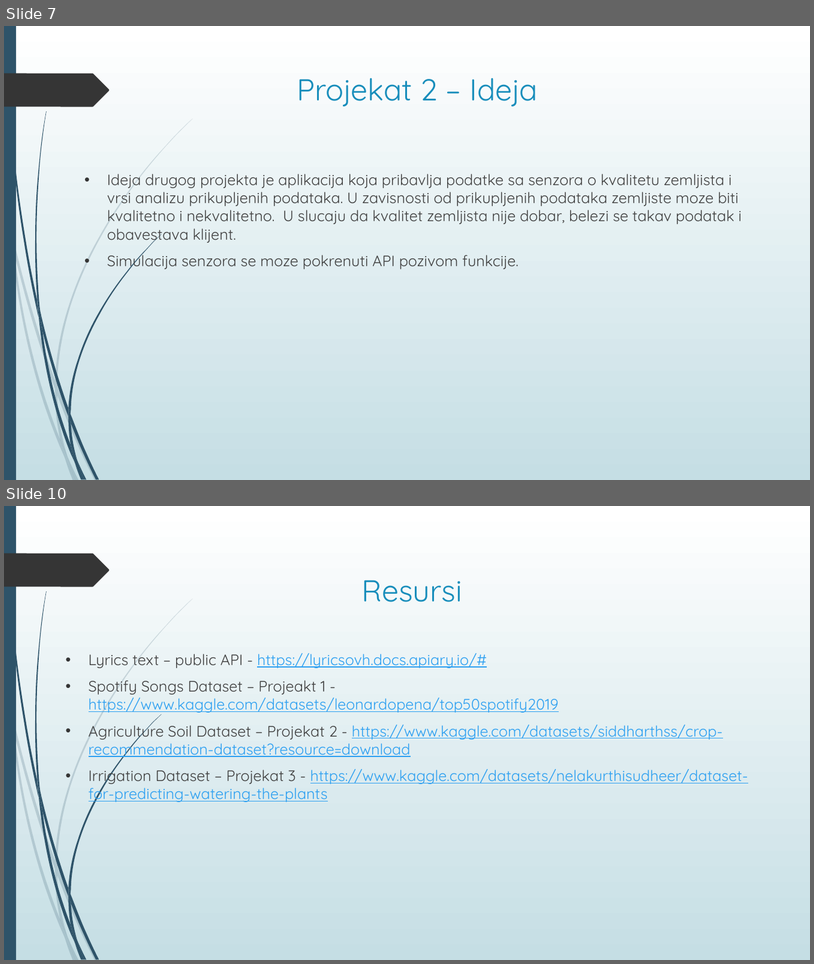
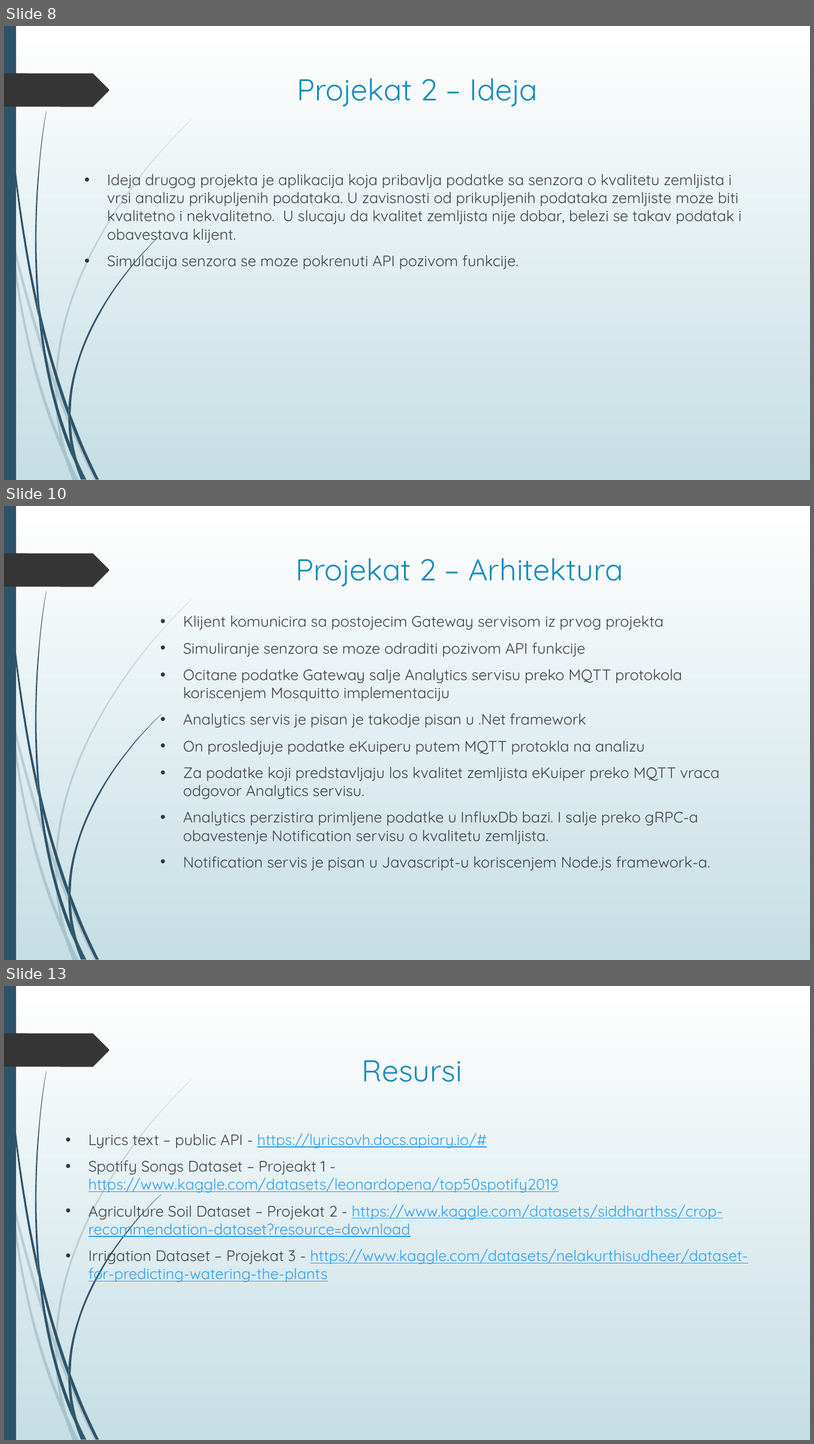
Before and after one commit to TeaMitic/SOA, a slide deck: Prezentacija projekata/Servisno-orijentisane arhitekture – Projekti.pptx. Shown one above the other, each under a label of ours: slides 7 and 10 before the commit, slides 8, 10 and 13 after it; the slides between them are not shown. The pictures are 814x964 and 814x1444 pixels, drawn with LibreOffice and Linux fonts; fonts in the diff are those of the drawing. Boxes give left, top, right and bottom in pixels: in the first picture for what was removed or moved away, otherwise in the second. Text is boxed around its words. In the diff, an @@ line names an element or a change of style, - is before the commit and + after.

```diff
--- a/Prezentacija projekata/Servisno-orijentisane arhitekture – Projekti.pptx
+++ b/Prezentacija projekata/Servisno-orijentisane arhitekture – Projekti.pptx
@@ slide 10 added at (4, 506, 810, 960), background gradient #FFFFFF to #C5DEE5; not listed: 24 template elements that a slide beside it also shows @@
@@ title added at (296, 558, 623, 586), 36 pt, text #178DBB @@
+Projekat 2 – Arhitektura
@@ text added at (183, 615, 720, 870), 18 pt, text #404040 @@
+• Klijent komunicira sa postojecim Gateway servisom iz prvog projekta
+• Simuliranje senzora se moze odraditi pozivom API funkcije
+• Ocitane podatke Gateway salje Analytics servisu preko MQTT protokola koriscenjem Mosquitto implementaciju
+• Analytics servis je pisan je takodje pisan u .Net framework
+• On prosledjuje podatke eKuiperu putem MQTT protokla na analizu
+• Za podatke koji predstavljaju los kvalitet zemljista eKuiper preko MQTT vraca odgovor Analytics servisu.
+• Analytics perzistira primljene podatke u InfluxDb bazi. I salje preko gRPC-a obavestenje Notification servisu o kvalitetu zemljista.
+• Notification servis je pisan u Javascript-u koriscenjem Node.js framework-a.
@@ what was slide 7 is now slide 8 @@
@@ what was slide 10 is now slide 13 @@
```
Also in this commit, not shown: 5 slides changed, 3 other slides added, 1 slide removed, 14 other files.
